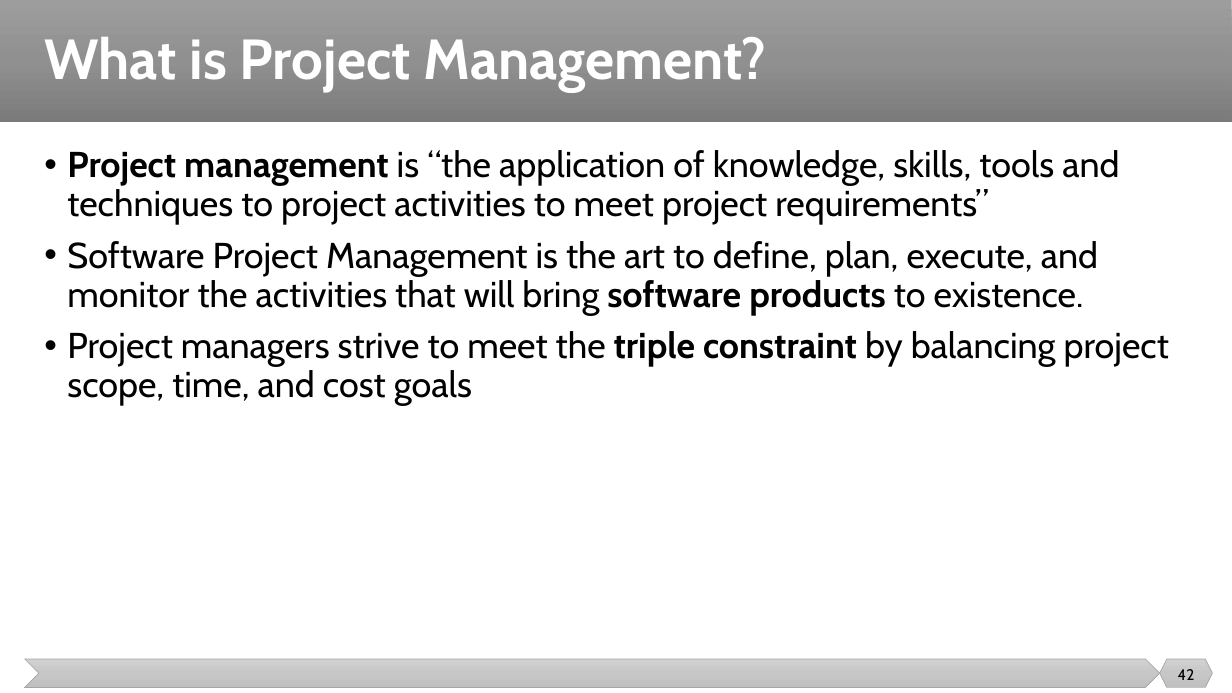
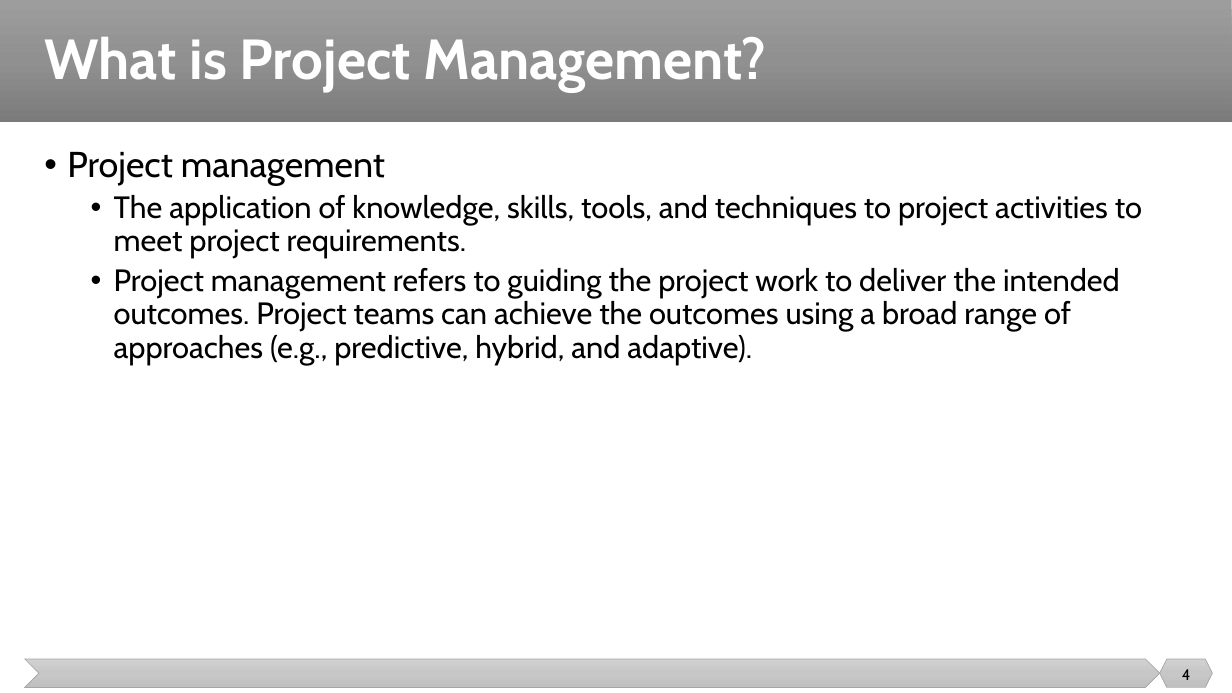
Before and after one commit to malenezi/malenezi, a slide deck: slide 4 of SE423/Lectures/1-Introduction/Introduction.pptx (slide 42 before the commit). Drawn at 1232x693 pixels with LibreOffice and Linux fonts; fonts in the diff are those of the drawing. Boxes give left, top, right and bottom in pixels: in the first picture for what was removed or moved away, otherwise in the second. Text is boxed around its words. In the diff, an @@ line names an element or a change of style, - is before the commit and + after.

```diff
--- a/SE423/Lectures/1-Introduction/Introduction.pptx
+++ b/SE423/Lectures/1-Introduction/Introduction.pptx
@@ text at [67, 152, 1142, 364]: text changed; size 28 to 24 pt @@
-• Project management is “the application of knowledge, skills, tools and techniques to project activities to meet project requirements”
-• Software Project Management is the art to define, plan, execute, and monitor the activities that will bring software products to existence.
-• Project managers strive to meet the triple constraint by balancing project scope, time, and cost goals
+• Project management
+  • The application of knowledge, skills, tools, and techniques to project activities to meet project requirements.
+  • Project management refers to guiding the project work to deliver the intended outcomes. Project teams can achieve the outcomes using a broad range of approaches (e.g., predictive, hybrid, and adaptive).
@@ page number at [1182, 669, 1191, 680]: text changed @@
-42
+4
```
Also in this commit, not shown: 30 other slides changed, 40 slides added, 68 slides removed, 5 other files.
